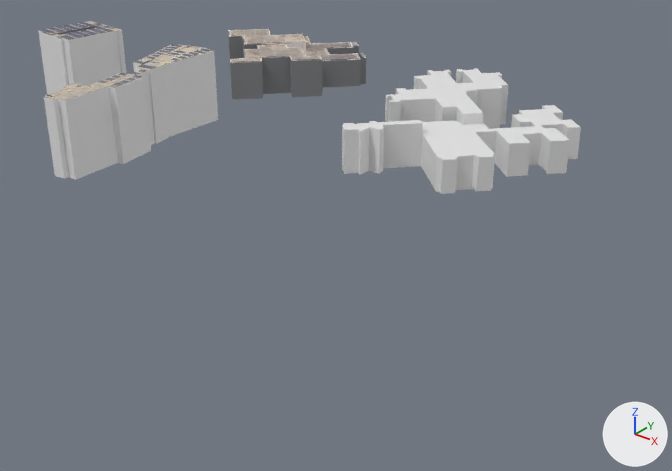
What one commit did to the Blender file Models/Untitled1.blend.
Both versions are drawn from a camera (50 mm lens) standing at (135.0, -155.0, 91.0) and looking at (-3.0, 17.0, -15.0). The axes (+X, +Y, +Z) are drawn at lower right. The lights are the same throughout.

Objects in the first picture: 'A Block 1', 'Cv Raman and N Block]', 'D Block', 'D Block Right', 'Tagore B Hostel'.
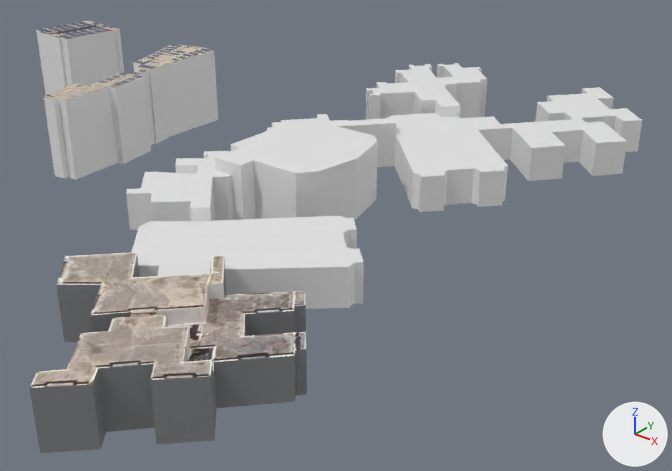
Where the newer file only moved an object's origin or applied its transform, the numbers keep the older frame.

Boxes (x1, y1, x2, y2) around the edits, measured in the pictures (672 x 471 px):
'A Block 1', reshaped, moved, rescaled (101% wider, 185% taller): before (228, 29, 366, 99); after (29, 252, 307, 453)
'D Block Right', mesh rescaled (57% wider, 40% taller): before (342, 105, 581, 194); after (267, 87, 642, 212)
'D Block Right.001', added: after (126, 151, 364, 309)
    faces in mat_d_block_right (its picture is missing): (126, 151, 363, 276)
    faces in mat_material_002 (white #e7e7e7): (126, 154, 364, 309)
'Plane', added: after (215, 119, 378, 220)
    faces in mat_material_003 (white #e7e7e7): (215, 141, 378, 220)
    faces in mat_admin_cell (its picture is missing): (215, 119, 377, 173)
'D Block', mesh moved: before (385, 68, 509, 128); after (366, 63, 487, 120)
'Tagore B Hostel', moved: before (38, 21, 126, 94); after (36, 20, 124, 94)
part 1 of me_plane_007, added: after (29, 252, 307, 453)
part 2 of me_plane_007, deleted: before (228, 29, 366, 99)

What changed in the scene script:
```text
Add mat_material:
    mat_material = principled_material('Material')
    mat_material.base_color = (0.8, 0.8, 0.8)  # white #e7e7e7
Add mat_admin_cell:
    mat_admin_cell = principled_material('Admin Cell')
    mat_admin_cell.base_color = (0.8, 0.8, 0.8)  # white #e7e7e7
Change me_plane_007:
    used by ob_a_block_1; location = (-74.2, 77.1, 0.0); scale = (9.0, 9.0, 1.0)
    remove me_plane_007.from_pydata(...)  # 111 vertices, 68 faces; spans x -3.17..2.85, y -3.06..3.08, z 0.0..12.0
    add me_plane_007.from_pydata(...)  # 118 vertices, 75 faces; spans x -1.52..50.78, y -94.9..-43.49, z -0.22..12.07
    me_plane_007 part 1: 118 vertices added at x -1.52..50.78, y -94.9..-43.49, z -0.22..12.07
    me_plane_007 part 2: 111 vertices removed from x -3.17..2.85, y -3.06..3.08, z 0.0..12.0
    add me_plane_007.materials.append(mat_material)  # white #e7e7e7
Change me_plane:
    where me_plane.from_pydata(...)  # 112 vertices, 62 faces; spans x -3.08..5.44, y -6.21..4.82, z -12.0..0.0
    used by ob_d_block; location = (-5.9, 73.6, 11.9); scale = (4.06, 4.06, 1.0)
    me_plane part 3: the whole mesh is moved by (-1.96, 0.35, 0.0)
Change me_plane_001:
    where me_plane_001.from_pydata(...)  # 152 vertices, 85 faces; spans x -11.1..9.4, y -11.9..11.8, z 0.0..4.7
    used by ob_d_block_right; location = (16.5, 52.7, 0.0); scale = (2.55, 2.55, 2.55)
    me_plane_001 part 4: the whole mesh is scaled about its middle by (1.53, 1.66, 1), then moved by (-0.9, 1.8, 0.0)
Add me_plane_005:
    me_plane_005.from_pydata(...)  # 28 vertices, 16 faces; spans x -13.9..15.1, y -17.7..16.8, z 0.0..15.0
    # faces by material slot: [15, 1]
    me_plane_005.materials.append(mat_material_003)  # white #e7e7e7
    me_plane_005.materials.append(mat_admin_cell)  # its picture is missing
Add me_plane_004:
    me_plane_004.from_pydata(...)  # 100 vertices, 59 faces; spans x -28.2..40.0, y -60.4..-6.8, z 0.0..12.0
    # faces by material slot: [54, 5]
    me_plane_004.materials.append(mat_material_002)  # white #e7e7e7
    me_plane_004.materials.append(mat_d_block_right)  # its picture is missing
Change ob_tagore_b_hostel:
    ob_tagore_b_hostel.location: (-113.7, 23.9, 19.5) -> (-114.8, 23.9, 19.5)
Change ob_a_block_1:
    ob_a_block_1.scale: (9.0, 9.0, 1.0) -> (1.0, 1.0, 1.0)
    ob_a_block_1.location: (-74.2, 77.1, 0.0) -> (0.0, 0.0, 0.0)
Add ob_plane:
    ob_plane = bpy.data.objects.new('Plane', me_plane_005)
    ob_plane.location = (0.0, 0.0, 0.0)
Add ob_d_block_right_001:
    ob_d_block_right_001 = bpy.data.objects.new('D Block Right.001', me_plane_004)
    ob_d_block_right_001.location = (0.0, 0.0, 0.0)
```
